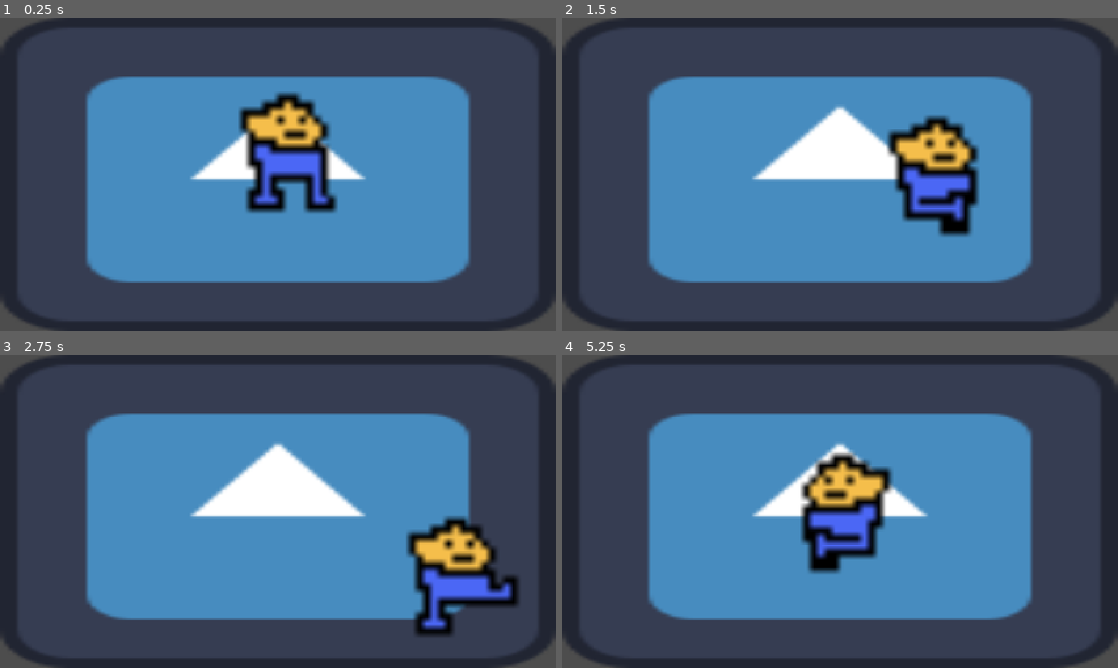
Above: before the commit, frames 1-4 (two rows, left to right).
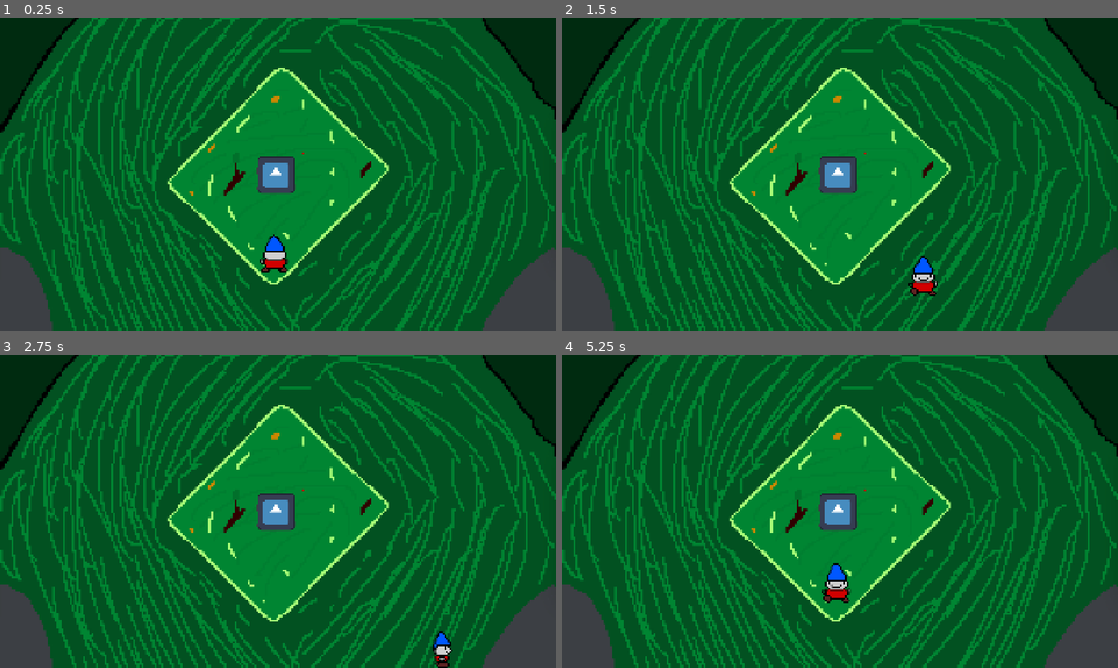
Above: after the commit, the same moments.

Repository: Tay6000/Grimblys_Adventure
Game: Godot game, scene res://world.tscn
Same seed, same stepped clock (60 frames per second), same inputs: the game is played once before the commit and once after it. The engine's default icon, where the game draws it, is replaced by a stand-in: a white triangle on a blue panel in a dark square.
Inputs:
- Up to frame 1 (0.25 s): no input
- Up to frame 2 (1.5 s): tap Enter at 0.5 s; hold D (move_right) 0.53-1.28 s; hold S (move_down) from 1.28 s (still down)
- Up to frame 3 (2.75 s): release S (move_down) at 2.03 s; hold D (move_right) from 2.03 s (still down)
- Up to frame 4 (5.25 s): release D (move_right) at 2.78 s; hold W (move_up) 2.78-3.53 s; hold A (move_left) 3.53-5.03 s; hold S (move_down) from 5.03 s (still down)

The runs differ from the first frame. In frame 1, 97% of the frame differs, in the area x 0-100%, y 0-100%; in frame 2, 97%; in frame 3, 97%; in frame 4, 97%.

Commit message:
monster stuff

Diff:
--- a/Monster.tscn
+++ b/Monster.tscn
@@ -1,9 +1,7 @@
 [gd_scene format=3 uid="uid://cbm3x1q3ejb5g"]
 
-[node name="Node2D" type="Node2D"]
+[node name="CharacterBody2D" type="CharacterBody2D"]
 
-[node name="CharacterBody2D" type="CharacterBody2D" parent="."]
+[node name="CollisionShape2D" type="CollisionShape2D" parent="."]
 
-[node name="Sprite2D" type="Sprite2D" parent="CharacterBody2D"]
-
-[node name="CollisionShape2D" type="CollisionShape2D" parent="CharacterBody2D"]
+[node name="Sprite2D" type="Sprite2D" parent="."]
--- a/Player.tscn
+++ b/Player.tscn
@@ -1,61 +1,235 @@
-[gd_scene load_steps=10 format=3 uid="uid://dgd20gmn6koc2"]
+[gd_scene load_steps=29 format=3 uid="uid://dgd20gmn6koc2"]
 
 [ext_resource type="Script" uid="uid://bev7bdwt4q82m" path="res://player.gd" id="1_hqtel"]
-[ext_resource type="Texture2D" uid="uid://dt1c74ephpb2x" path="res://Sprites/Jimmy_forward_stand.png" id="2_sweqy"]
-[ext_resource type="Texture2D" uid="uid://dolrfogpmj807" path="res://Sprites/Jimmy_backward_walk1.png" id="3_1jxqw"]
-[ext_resource type="Texture2D" uid="uid://c5p82re0unnt2" path="res://Sprites/Jimmy_forward_walk1.png" id="3_2hs0m"]
-[ext_resource type="Texture2D" uid="uid://donop8hfvdxks" path="res://Sprites/Jimmy_forward_walk2.png" id="4_1jxqw"]
-[ext_resource type="Texture2D" uid="uid://8eha7tnv1yfd" path="res://Sprites/Jimmy_backward_stand.png" id="4_dw050"]
-[ext_resource type="Texture2D" uid="uid://dpjxyctu6xmj6" path="res://Sprites/Jimmy_backward_walk2.png" id="5_b26j0"]
+[ext_resource type="Texture2D" uid="uid://bu0epb52ltkmo" path="res://Sprites/Grimbly_sprites.png" id="2_onrkg"]
+
+[sub_resource type="AtlasTexture" id="AtlasTexture_hqtel"]
+atlas = ExtResource("2_onrkg")
+region = Rect2(0, 216, 216, 216)
+
+[sub_resource type="AtlasTexture" id="AtlasTexture_sweqy"]
+atlas = ExtResource("2_onrkg")
+region = Rect2(216, 216, 216, 216)
+
+[sub_resource type="AtlasTexture" id="AtlasTexture_2hs0m"]
+atlas = ExtResource("2_onrkg")
+region = Rect2(432, 216, 216, 216)
+
+[sub_resource type="AtlasTexture" id="AtlasTexture_i3pqv"]
+atlas = ExtResource("2_onrkg")
+region = Rect2(864, 0, 216, 216)
+
+[sub_resource type="AtlasTexture" id="AtlasTexture_1jxqw"]
+atlas = ExtResource("2_onrkg")
+region = Rect2(216, 648, 216, 216)
+
+[sub_resource type="AtlasTexture" id="AtlasTexture_dw050"]
+atlas = ExtResource("2_onrkg")
+region = Rect2(432, 648, 216, 216)
+
+[sub_resource type="AtlasTexture" id="AtlasTexture_b26j0"]
+atlas = ExtResource("2_onrkg")
+region = Rect2(648, 648, 216, 216)
+
+[sub_resource type="AtlasTexture" id="AtlasTexture_n7ghd"]
+atlas = ExtResource("2_onrkg")
+region = Rect2(864, 648, 216, 216)
+
+[sub_resource type="AtlasTexture" id="AtlasTexture_ivps1"]
+atlas = ExtResource("2_onrkg")
+region = Rect2(216, 0, 216, 216)
+
+[sub_resource type="AtlasTexture" id="AtlasTexture_urp6f"]
+atlas = ExtResource("2_onrkg")
+region = Rect2(432, 0, 216, 216)
+
+[sub_resource type="AtlasTexture" id="AtlasTexture_bwjto"]
+atlas = ExtResource("2_onrkg")
+region = Rect2(648, 0, 216, 216)
+
+[sub_resource type="AtlasTexture" id="AtlasTexture_nvl01"]
+atlas = ExtResource("2_onrkg")
+region = Rect2(0, 0, 216, 216)
+
+[sub_resource type="AtlasTexture" id="AtlasTexture_606se"]
+atlas = ExtResource("2_onrkg")
+region = Rect2(648, 432, 216, 216)
+
+[sub_resource type="AtlasTexture" id="AtlasTexture_u1c27"]
+atlas = ExtResource("2_onrkg")
+region = Rect2(864, 432, 216, 216)
+
+[sub_resource type="AtlasTexture" id="AtlasTexture_op7ga"]
+atlas = ExtResource("2_onrkg")
+region = Rect2(0, 648, 216, 216)
+
+[sub_resource type="AtlasTexture" id="AtlasTexture_onrkg"]
+atlas = ExtResource("2_onrkg")
+region = Rect2(432, 432, 216, 216)
+
+[sub_resource type="AtlasTexture" id="AtlasTexture_pylmc"]
+atlas = ExtResource("2_onrkg")
+region = Rect2(864, 216, 216, 216)
+
+[sub_resource type="AtlasTexture" id="AtlasTexture_pbfsw"]
+atlas = ExtResource("2_onrkg")
+region = Rect2(0, 432, 216, 216)
+
+[sub_resource type="AtlasTexture" id="AtlasTexture_5tmop"]
+atlas = ExtResource("2_onrkg")
+region = Rect2(216, 432, 216, 216)
+
+[sub_resource type="AtlasTexture" id="AtlasTexture_q13i1"]
+atlas = ExtResource("2_onrkg")
+region = Rect2(648, 216, 216, 216)
+
+[sub_resource type="AtlasTexture" id="AtlasTexture_7ahtn"]
+atlas = ExtResource("2_onrkg")
+region = Rect2(864, 0, 216, 216)
+
+[sub_resource type="AtlasTexture" id="AtlasTexture_7lmhl"]
+atlas = ExtResource("2_onrkg")
+region = Rect2(0, 0, 216, 216)
+
+[sub_resource type="AtlasTexture" id="AtlasTexture_dx0e4"]
+atlas = ExtResource("2_onrkg")
+region = Rect2(432, 432, 216, 216)
+
+[sub_resource type="AtlasTexture" id="AtlasTexture_jm5j8"]
+atlas = ExtResource("2_onrkg")
+region = Rect2(648, 216, 216, 216)
 
 [sub_resource type="SpriteFrames" id="SpriteFrames_dw050"]
 animations = [{
 "frames": [{
 "duration": 1.0,
-"texture": ExtResource("2_sweqy")
-}],
-"loop": true,
-"name": &"idle",
-"speed": 5.0
-}, {
-"frames": [{
-"duration": 1.0,
-"texture": ExtResource("3_1jxqw")
-}, {
-"duration": 1.0,
-"texture": ExtResource("4_dw050")
-}, {
-"duration": 1.0,
-"texture": ExtResource("5_b26j0")
-}, {
-"duration": 1.0,
-"texture": ExtResource("4_dw050")
-}],
-"loop": true,
-"name": &"jimmywalk_backward",
-"speed": 5.0
-}, {
-"frames": [{
-"duration": 1.0,
-"texture": ExtResource("3_2hs0m")
-}, {
-"duration": 1.0,
-"texture": ExtResource("2_sweqy")
-}, {
-"duration": 1.0,
-"texture": ExtResource("4_1jxqw")
-}, {
-"duration": 1.0,
-"texture": ExtResource("2_sweqy")
-}],
-"loop": true,
-"name": &"jimmywalk_forward",
+"texture": SubResource("AtlasTexture_hqtel")
+}, {
+"duration": 1.0,
+"texture": SubResource("AtlasTexture_sweqy")
+}, {
+"duration": 1.0,
+"texture": SubResource("AtlasTexture_2hs0m")
+}, {
+"duration": 1.0,
+"texture": SubResource("AtlasTexture_i3pqv")
+}],
+"loop": true,
+"name": &"grimbly_back_walk",
+"speed": 5.0
+}, {
+"frames": [{
+"duration": 1.0,
+"texture": SubResource("AtlasTexture_1jxqw")
+}, {
+"duration": 1.0,
+"texture": SubResource("AtlasTexture_dw050")
+}, {
+"duration": 1.0,
+"texture": SubResource("AtlasTexture_b26j0")
+}, {
+"duration": 1.0,
+"texture": SubResource("AtlasTexture_n7ghd")
+}],
+"loop": true,
+"name": &"grimbly_dash",
+"speed": 5.0
+}, {
+"frames": [{
+"duration": 1.0,
+"texture": SubResource("AtlasTexture_ivps1")
+}, {
+"duration": 1.0,
+"texture": SubResource("AtlasTexture_urp6f")
+}, {
+"duration": 1.0,
+"texture": SubResource("AtlasTexture_bwjto")
+}, {
+"duration": 1.0,
+"texture": SubResource("AtlasTexture_nvl01")
+}],
+"loop": true,
+"name": &"grimbly_front_walk",
+"speed": 5.0
+}, {
+"frames": [{
+"duration": 1.0,
+"texture": SubResource("AtlasTexture_606se")
+}, {
+"duration": 1.0,
+"texture": SubResource("AtlasTexture_u1c27")
+}, {
+"duration": 1.0,
+"texture": SubResource("AtlasTexture_op7ga")
+}, {
+"duration": 1.0,
+"texture": SubResource("AtlasTexture_onrkg")
+}],
+"loop": true,
+"name": &"grimbly_left_walk",
+"speed": 5.0
+}, {
+"frames": [{
+"duration": 1.0,
+"texture": SubResource("AtlasTexture_pylmc")
+}, {
+"duration": 1.0,
+"texture": SubResource("AtlasTexture_pbfsw")
+}, {
+"duration": 1.0,
+"texture": SubResource("AtlasTexture_5tmop")
+}, {
+"duration": 1.0,
+"texture": SubResource("AtlasTexture_q13i1")
+}],
+"loop": true,
+"name": &"grimbly_right_walk",
+"speed": 5.0
+}, {
+"frames": [{
+"duration": 1.0,
+"texture": SubResource("AtlasTexture_7ahtn")
+}],
+"loop": true,
+"name": &"idle_back",
+"speed": 5.0
+}, {
+"frames": [{
+"duration": 1.0,
+"texture": SubResource("AtlasTexture_7lmhl")
+}],
+"loop": true,
+"name": &"idle_front",
+"speed": 5.0
+}, {
+"frames": [{
+"duration": 1.0,
+"texture": SubResource("AtlasTexture_dx0e4")
+}],
+"loop": true,
+"name": &"idle_left",
+"speed": 5.0
+}, {
+"frames": [{
+"duration": 1.0,
+"texture": SubResource("AtlasTexture_jm5j8")
+}],
+"loop": true,
+"name": &"idle_right",
+"speed": 5.0
+}, {
+"frames": [{
+"duration": 1.0,
+"texture": ExtResource("2_onrkg")
+}],
+"loop": true,
+"name": &"sheet",
 "speed": 5.0
 }]
 
 [sub_resource type="CapsuleShape2D" id="CapsuleShape2D_b26j0"]
-radius = 5.0
-height = 16.0
+radius = 1.4799999
+height = 6.24
 
 [node name="player" type="CharacterBody2D"]
 scale = Vector2(5, 5)
@@ -63,11 +237,12 @@
 metadata/_edit_lock_ = true
 
 [node name="PlayerSprite" type="AnimatedSprite2D" parent="."]
-scale = Vector2(5, 5)
+scale = Vector2(0.2, 0.2)
 sprite_frames = SubResource("SpriteFrames_dw050")
-animation = &"idle"
-
-[node name="CollisionShape2D" type="CollisionShape2D" parent="."]
-position = Vector2(-2.1999998, 6.7999997)
+animation = &"idle_back"
+metadata/_edit_lock_ = true
+
+[node name="player_collision" type="CollisionShape2D" parent="."]
+position = Vector2(1.1920929e-07, 2.2000003)
 scale = Vector2(5, 5)
 shape = SubResource("CapsuleShape2D_b26j0")
--- /dev/null
+++ b/cave.gd
@@ -0,0 +1,11 @@
+extends AnimatedSprite2D
+
+
+# Called when the node enters the scene tree for the first time.
+func _ready() -> void:
+	pass # Replace with function body.
+
+
+# Called every frame. 'delta' is the elapsed time since the previous frame.
+func _process(delta: float) -> void:
+	pass
--- a/player.gd
+++ b/player.gd
@@ -1,4 +1,6 @@
 extends CharacterBody2D
+
+var direction = "back"
 @export var base_speed = 400
 @export var base_health = 10
 @export var base_defense = 0
@@ -11,36 +13,51 @@
 var speed_buffs = []
 var health_buffs = []
 var defense_buffs = []
+var gold
 var screen_size
 
 # Called when the node enters the scene tree for the first time.
 func _ready() -> void:
 	screen_size = get_viewport_rect().size
+	update_defense()
+	update_health()
+	update_speed()
 
 # Called every frame. 'delta' is the elapsed time since the previous frame.
 func _process(delta) -> void:
 	if Input.is_action_pressed("move_up"):
 		velocity.y = -1
+		direction = "back"
 	elif Input.is_action_pressed("move_down"):
 		velocity.y = 1
+		direction = "front"
 	else:
 		velocity.y = 0
 
 	if Input.is_action_pressed("move_right"):
 		velocity.x = 1
+		direction = "right"
 	elif Input.is_action_pressed("move_left"):
 		velocity.x = -1
+		direction = "left"
 	else:
 		velocity.x = 0
 
 	if velocity.length() > 0:
 		velocity = velocity.normalized() * speed
 		if velocity.x > 0:
-			$PlayerSprite.play("jimmywalk_forward")
+			$PlayerSprite.play("grimbly_right_walk")
 		elif velocity.x < 0:
-			$PlayerSprite.play("jimmywalk_backward")
+			$PlayerSprite.play("grimbly_left_walk")
+		if velocity.y > 0:
+			$PlayerSprite.play("grimbly_front_walk")
+		elif velocity.y < 0:
+			$PlayerSprite.play("grimbly_back_walk")
 	else:
-		$PlayerSprite.play("idle")
+		$PlayerSprite.play("idle_" + direction)
+
+	if health == 0 or health < 0:
+		pass
 
 	move_and_slide()
 
@@ -73,3 +90,14 @@
 		var buff = defense_buffs[i]
 		var defense_add = defense * buff
 		defense = defense + defense_add
+
+func death() -> void:
+	speed_buffs = []
+	defense_buffs = []
+	health_buffs = []
+	#put reset items function here
+	update_defense()
+	update_health()
+	update_speed()
+	position.x = 947
+	position.y = 810
--- /dev/null
+++ b/portal.gd
@@ -0,0 +1,11 @@
+extends Area2D
+
+
+# Called when the node enters the scene tree for the first time.
+func _ready() -> void:
+	pass # Replace with function body.
+
+
+# Called every frame. 'delta' is the elapsed time since the previous frame.
+func _process(delta) -> void:
+	pass
--- a/world.tscn
+++ b/world.tscn
@@ -1,16 +1,19 @@
-[gd_scene load_steps=8 format=3 uid="uid://d0cobauyu36dg"]
+[gd_scene load_steps=13 format=3 uid="uid://d0cobauyu36dg"]
 
 [ext_resource type="PackedScene" uid="uid://dgd20gmn6koc2" path="res://player.tscn" id="1_f3sb7"]
 [ext_resource type="Texture2D" uid="uid://cwxom7sksus1c" path="res://icon.svg" id="1_fj7yv"]
+[ext_resource type="Texture2D" uid="uid://boxhtkxbu0efr" path="res://Sprites/cave_level.jpeg" id="1_tlwt5"]
+[ext_resource type="Script" uid="uid://c7yj4nue6vcbk" path="res://cave.gd" id="2_036b0"]
+[ext_resource type="Script" uid="uid://cppsusabp7giq" path="res://portal.gd" id="3_tlwt5"]
 
 [sub_resource type="SpriteFrames" id="SpriteFrames_tlwt5"]
 animations = [{
 "frames": [{
 "duration": 1.0,
-"texture": ExtResource("1_fj7yv")
+"texture": ExtResource("1_tlwt5")
 }],
 "loop": true,
-"name": &"cave_lobby",
+"name": &"cave_level",
 "speed": 5.0
 }]
 
@@ -25,19 +28,32 @@
 [sub_resource type="WorldBoundaryShape2D" id="WorldBoundaryShape2D_aqk2v"]
 normal = Vector2(-1, 0)
 
+[sub_resource type="SpriteFrames" id="SpriteFrames_aqk2v"]
+animations = [{
+"frames": [{
+"duration": 1.0,
+"texture": ExtResource("1_fj7yv")
+}],
+"loop": true,
+"name": &"portal_on",
+"speed": 5.0
+}]
+
+[sub_resource type="RectangleShape2D" id="RectangleShape2D_036b0"]
+size = Vector2(127.5, 125)
+
 [node name="Node2D" type="Node2D"]
 
-[node name="AnimatedSprite2D" type="AnimatedSprite2D" parent="."]
-position = Vector2(960, 540.00006)
-scale = Vector2(15, 8.437501)
+[node name="cave" type="AnimatedSprite2D" parent="."]
+position = Vector2(960, 539.75)
+scale = Vector2(1.133412, 1.133788)
 sprite_frames = SubResource("SpriteFrames_tlwt5")
-animation = &"cave_lobby"
-
-[node name="player" parent="AnimatedSprite2D" instance=ExtResource("1_f3sb7")]
-position = Vector2(1.4666634, -11.851852)
-scale = Vector2(0.3333333, 0.5925925)
+animation = &"cave_level"
+script = ExtResource("2_036b0")
+metadata/_edit_lock_ = true
 
 [node name="border" type="StaticBody2D" parent="."]
+metadata/_edit_lock_ = true
 
 [node name="left" type="CollisionShape2D" parent="border"]
 shape = SubResource("WorldBoundaryShape2D_f3sb7")
@@ -52,3 +68,22 @@
 [node name="right" type="CollisionShape2D" parent="border"]
 position = Vector2(1920, 1080)
 shape = SubResource("WorldBoundaryShape2D_aqk2v")
+
+[node name="portal" type="Area2D" parent="."]
+script = ExtResource("3_tlwt5")
+metadata/_edit_lock_ = true
+
+[node name="portal_sprite" type="AnimatedSprite2D" parent="portal"]
+position = Vector2(953, 541)
+sprite_frames = SubResource("SpriteFrames_aqk2v")
+animation = &"portal_on"
+metadata/_edit_lock_ = true
+
+[node name="portal_collision" type="CollisionShape2D" parent="portal"]
+position = Vector2(954, 542)
+shape = SubResource("RectangleShape2D_036b0")
+metadata/_edit_lock_ = true
+
+[node name="player" parent="." instance=ExtResource("1_f3sb7")]
+position = Vector2(947, 810)
+scale = Vector2(4, 4)
Binary file removed: Music/Grimbly_test.jpeg
Binary file added: Sprites/Grimbly_sprites.png
Not shown, changed: Sprites/Grimbly_sprites.png.import
Binary file removed: Sprites/Jimmy_backward_stand.png
Not shown, removed: Sprites/Jimmy_backward_stand.png.import
Binary file removed: Sprites/Jimmy_backward_walk1.png
Not shown, removed: Sprites/Jimmy_backward_walk1.png.import
Binary file removed: Sprites/Jimmy_backward_walk2.png
Not shown, removed: Sprites/Jimmy_backward_walk2.png.import
Binary file removed: Sprites/Jimmy_forward_stand.png
Not shown, removed: Sprites/Jimmy_forward_stand.png.import
Binary file removed: Sprites/Jimmy_forward_walk1.png
(and 6 more such lines)
